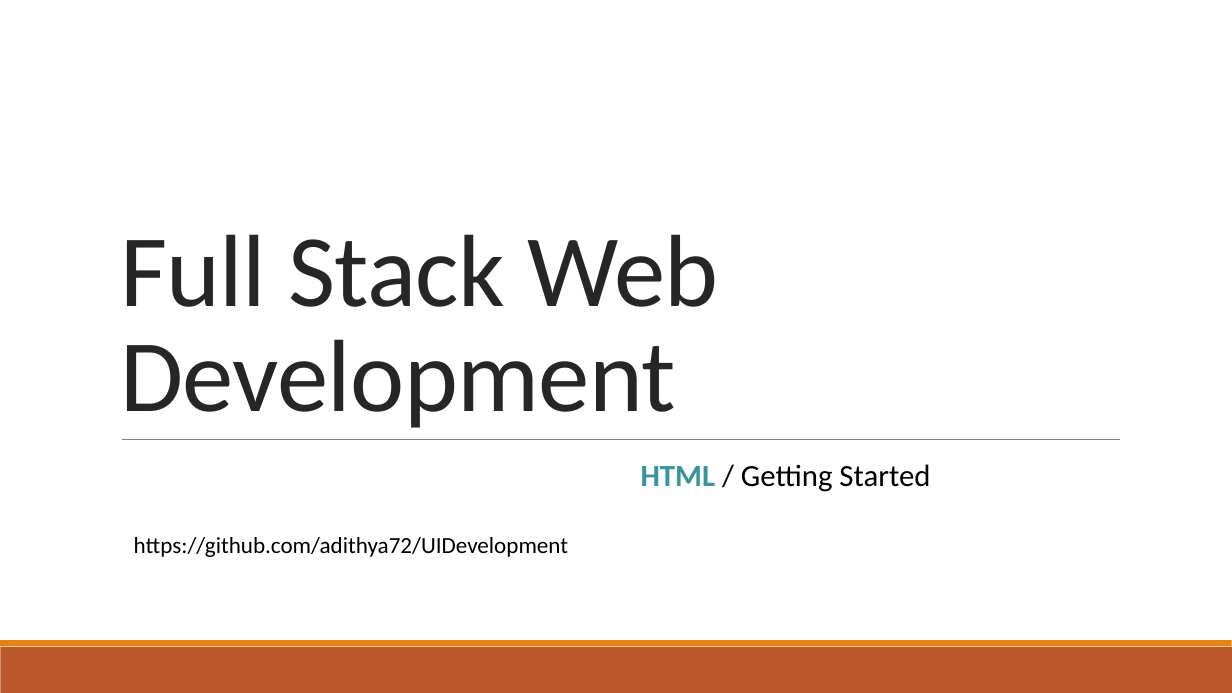
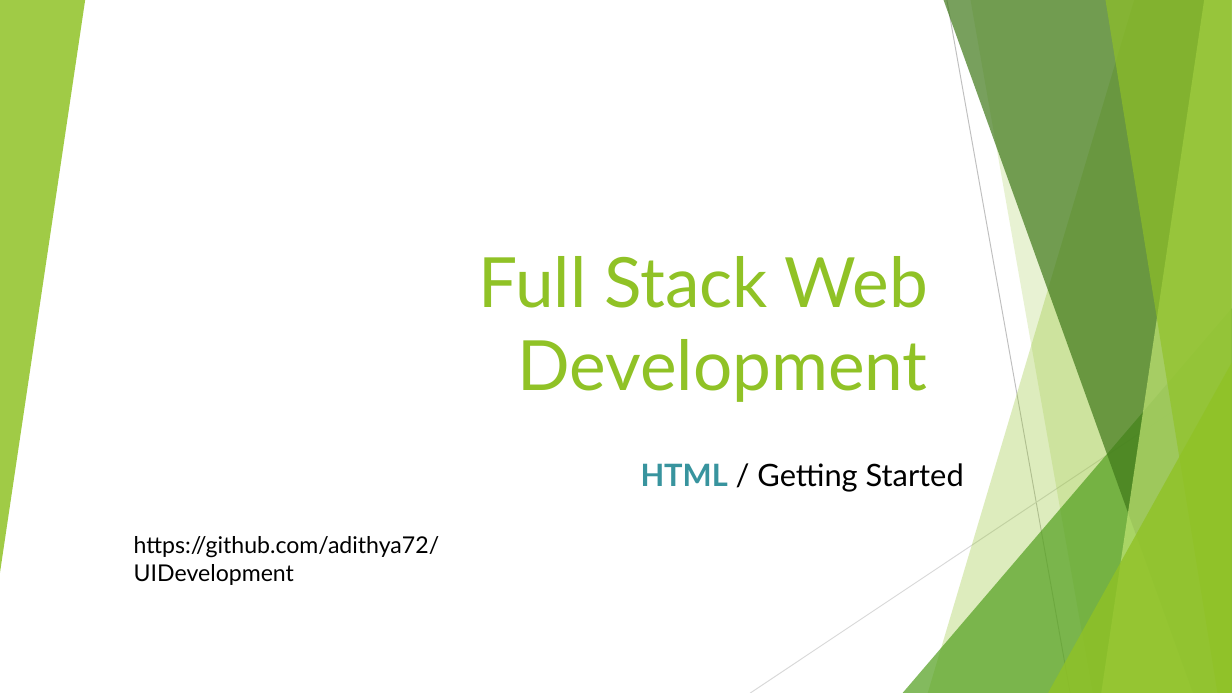
Before and after one commit to adithya72/UIDevelopment, a slide deck: slide 1 of UI Development/HTML/Class 1/Class PPT.pptx. Drawn at 1232x693 pixels with LibreOffice and Linux fonts; fonts in the diff are those of the drawing. Boxes give left, top, right and bottom in pixels: in the first picture for what was removed or moved away, otherwise in the second. Text is boxed around its words. In the diff, an @@ line names an element or a change of style, - is before the commit and + after.

```diff
--- a/UI Development/HTML/Class 1/Class PPT.pptx
+++ b/UI Development/HTML/Class 1/Class PPT.pptx
@@ group added at <box>0,0,1232,693</box>: 5 freeform shapes, 3 triangles, 2 lines @@
@@ title "Full Stack Web Development": place and size @@
-title "Full Stack Web Development" at <box>120,234,718,428</box>
+title "Full Stack Web Development" at <box>479,256,928,402</box>
@@ title "Full Stack Web Development" at <box>479,256,928,402</box>: size 80 to 54 pt, font Calibri to Lato, text colour #262626 to #90C226, letter spacing -0.5 to 0 pt; alignment left to right; line spacing 0.85 to 1 @@
@@ line removed from (122, 439) to (1120, 439) @@
@@ text "HTML / Getting Started" at <box>641,463,964,492</box>: font Calibri to Lato @@
@@ text "https://github.com/adithya72/UIDevelopment" at <box>134,536,439,585</box>: font Calibri to Lato @@
@@ rectangle removed at <box>0,647,1232,693</box> @@
@@ rectangle removed at <box>0,640,1232,647</box> @@
```
Also in this commit, not shown: 12 other slides changed.
